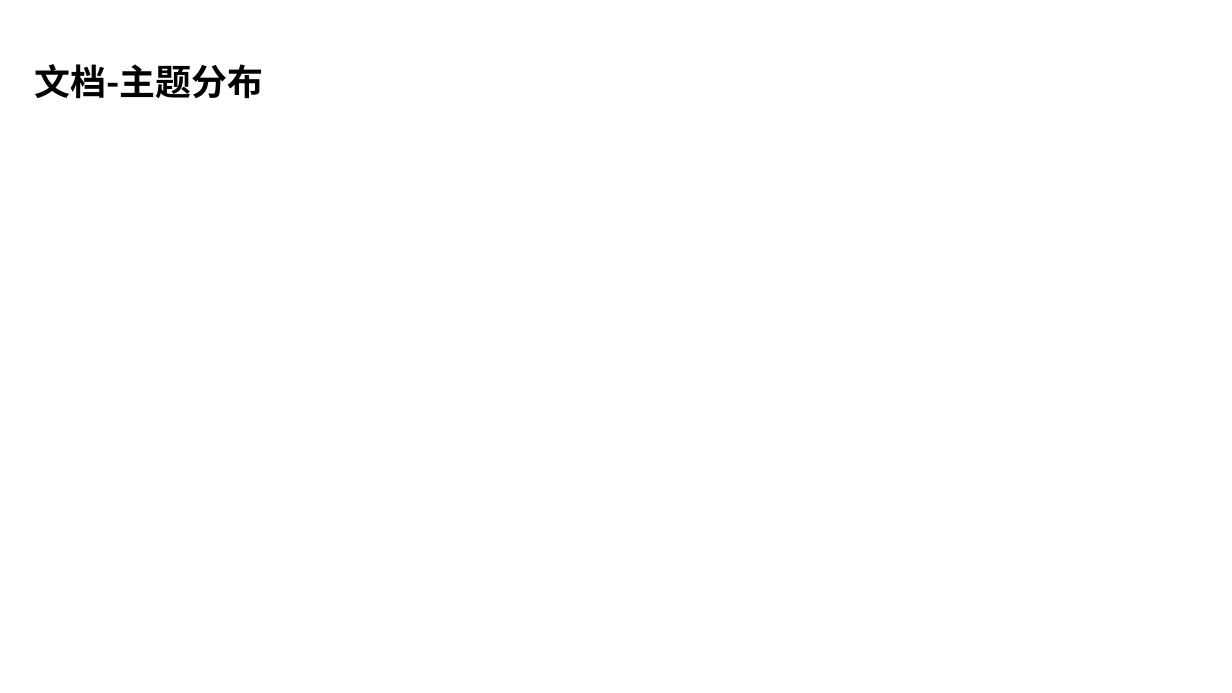
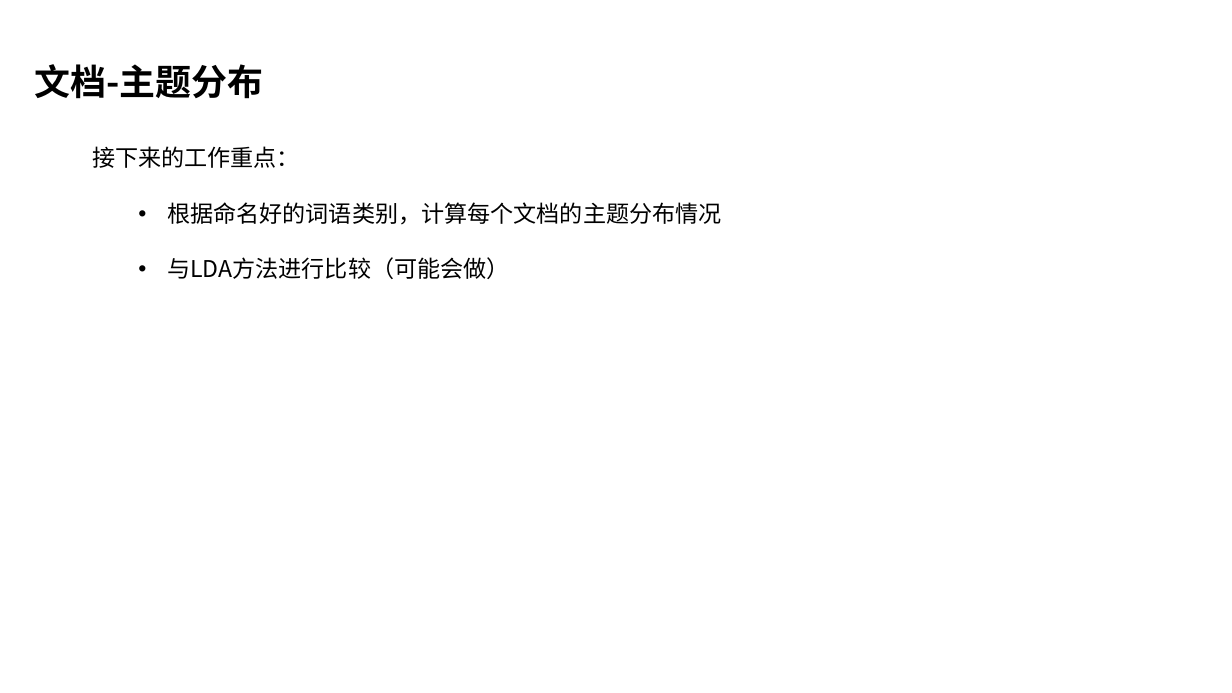
Before and after one commit to stevewyl/csr_report, a slide deck: slide 15 of CSR报告文本处理流程.pptx (slide 9 before the commit). Drawn at 1232x693 pixels with LibreOffice and Linux fonts; fonts in the diff are those of the drawing. Boxes give left, top, right and bottom in pixels: in the first picture for what was removed or moved away, otherwise in the second. Text is boxed around its words. In the diff, an @@ line names an element or a change of style, - is before the commit and + after.

```diff
--- a/CSR报告文本处理流程.pptx
+++ b/CSR报告文本处理流程.pptx
@@ text added at <box>92,146,721,279</box>, 18 pt, text #000000 @@
+接下来的工作重点：
+  • 根据命名好的词语类别，计算每个文档的主题分布情况
+  • 与LDA方法进行比较（可能会做）
```
Also in this commit, not shown: 4 other slides changed, 7 slides added, 1 slide removed, 31 other files.
